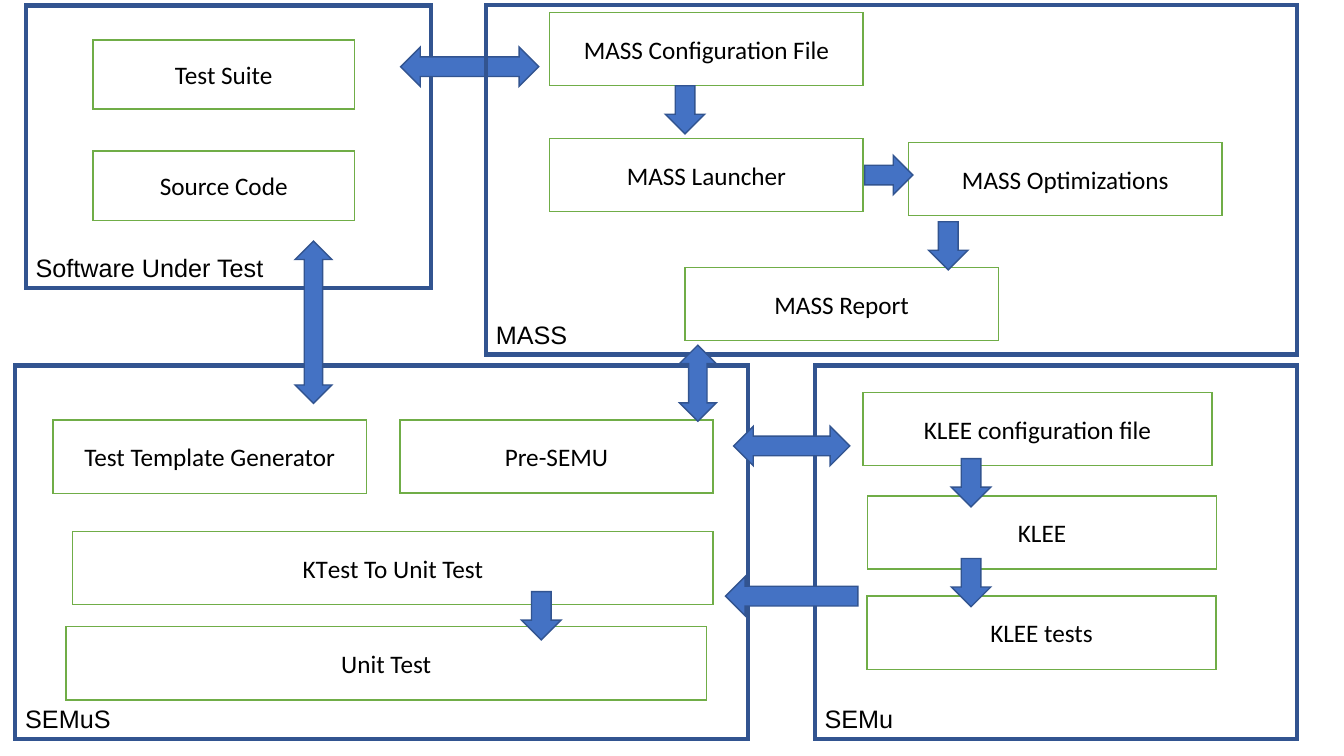
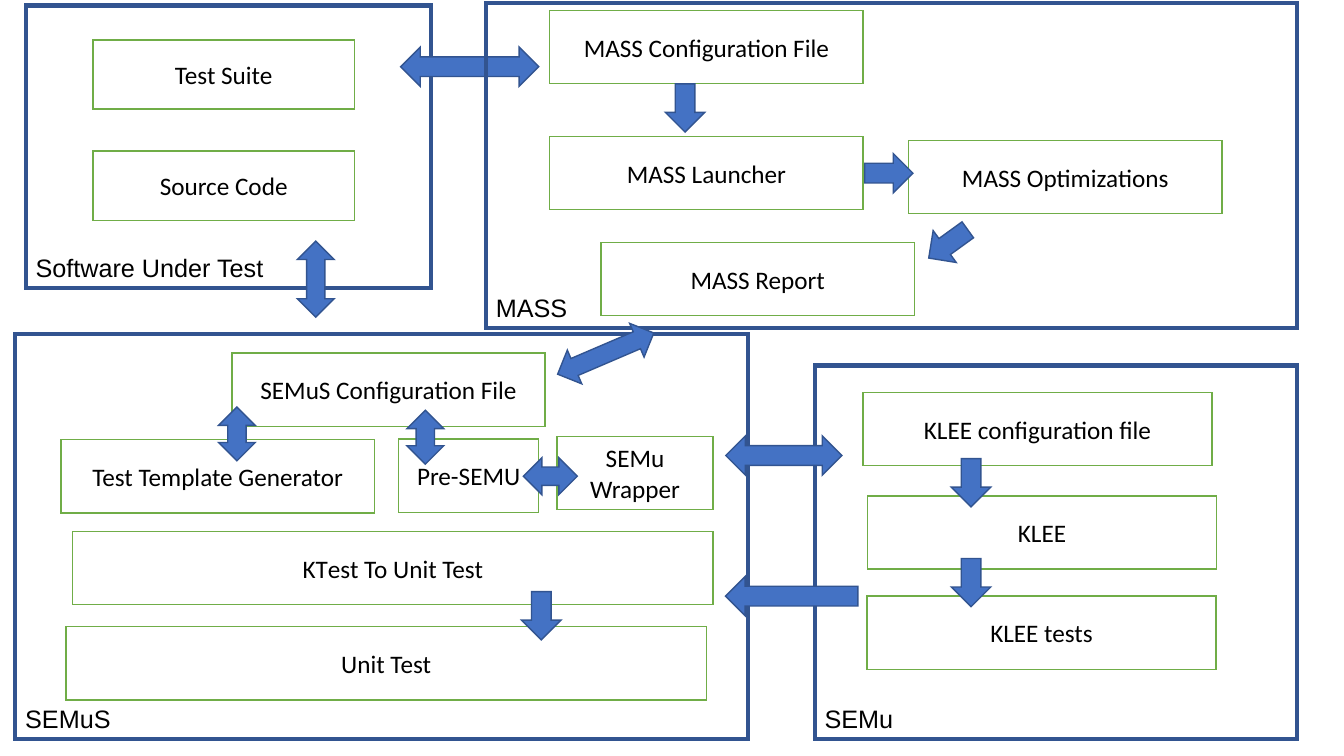
Before and after one commit to SNTSVV/FAQAS_MASS, a slide deck: slide 1 of reports/IRD/images/semus-external.pptx. Drawn at 1344x756 pixels with LibreOffice and Linux fonts; fonts in the diff are those of the drawing. Boxes give left, top, right and bottom in pixels: in the first picture for what was removed or moved away, otherwise in the second. Text is boxed around its words. In the diff, an @@ line names an element or a change of style, - is before the commit and + after.

```diff
--- a/reports/IRD/images/semus-external.pptx
+++ b/reports/IRD/images/semus-external.pptx
@@ rectangle "MASS": place and size @@
-rectangle "MASS" at [486,5,1297,355]
+rectangle "MASS" at [486,3,1297,328]
@@ down arrow at [917,214,979,274]: rotation 0 to 54 degrees @@
@@ left right arrow removed at [296,240,332,403] @@
@@ left right arrow: place and size @@
-left right arrow at [680,345,716,421]
+left right arrow at [298,241,334,317]
@@ rectangle "MASS Report": place and size @@
-rectangle "MASS Report" at [686,267,999,341]
+rectangle "MASS Report" at [601,243,914,317]
@@ left right arrow added at [551,317,661,391], fill #4472C4, outline #325491 1 pt @@
@@ rectangle "SEMuS": place and size @@
-rectangle "SEMuS" at [15,366,748,739]
+rectangle "SEMuS" at [15,335,748,740]
@@ rectangle added at [232,353,545,426], fill #FFFFFF, outline #70AD47 1 pt, 18 pt, text #000000 @@
+SEMuS Configuration File
@@ left right arrow added at [218,407,255,460], fill #4472C4, outline #325491 1 pt @@
@@ left right arrow added at [407,411,443,464], fill #4472C4, outline #325491 1 pt @@
@@ rectangle "Test Template Generator": place and size @@
-rectangle "Test Template Generator" at [53,420,367,494]
+rectangle "Test Template Generator" at [62,440,375,513]
@@ rectangle "Pre-SEMU": place and size @@
-rectangle "Pre-SEMU" at [400,420,714,494]
+rectangle "Pre-SEMU" at [398,440,538,513]
@@ rectangle added at [558,437,714,510], fill #FFFFFF, outline #70AD47 1 pt, 18 pt, text #000000 @@
+SEMu Wrapper
@@ left right arrow: place and size @@
-left right arrow at [734,426,850,466]
+left right arrow at [726,436,842,475]
@@ left right arrow added at [523,458,577,494], fill #4472C4, outline #325491 1 pt @@
```
Also in this commit, not shown: 2 other files.
